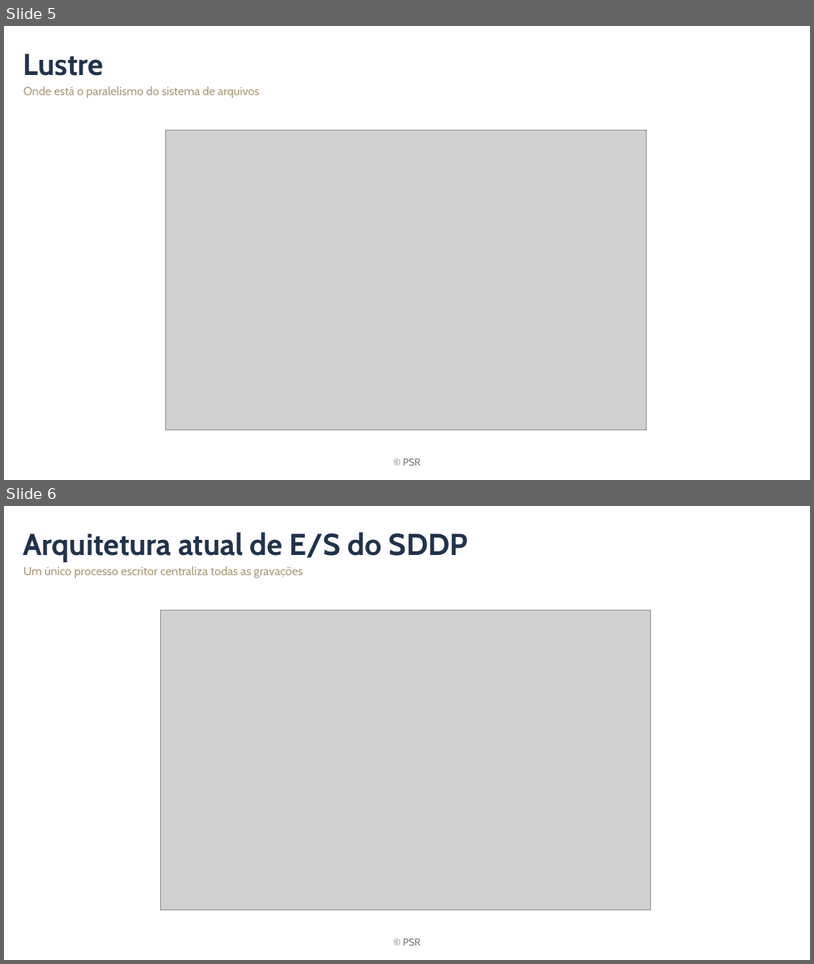
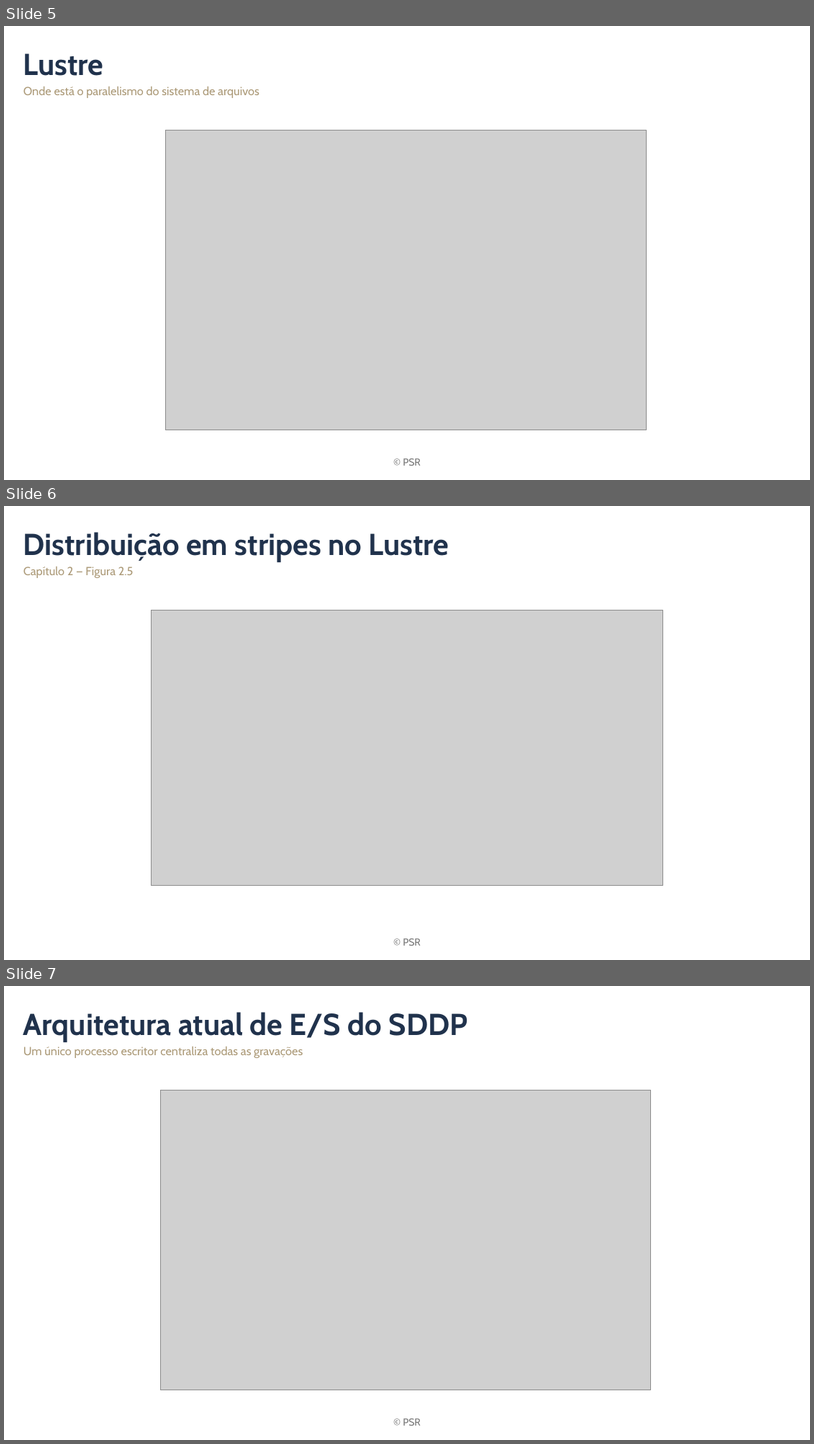
Before and after one commit to mbrcruz/SDDP-MPIO-Latex, a slide deck: Apresentacao/Apresentacao_MPIO.pptx. Shown one above the other, each under a label of ours: slides 5 and 6 before the commit, slides 5, 6 and 7 after it. The pictures are 814x964 and 814x1444 pixels, drawn with LibreOffice and Linux fonts; fonts in the diff are those of the drawing; grey boxes stand for pictures; background and template pictures are left out. Boxes give left, top, right and bottom in pixels: in the first picture for what was removed or moved away, otherwise in the second. Text is boxed around its words. In the diff, an @@ line names an element or a change of style, - is before the commit and + after.

Commit message:
Fux Lustre

```diff
--- a/Apresentacao/Apresentacao_MPIO.pptx
+++ b/Apresentacao/Apresentacao_MPIO.pptx
@@ slide 6 added at [4,506,810,960], background #FFFFFF; not listed: 1 template element that a slide beside it also shows @@
@@ title added at [23,532,450,562], 36 pt, text #20324C, bold @@
+Distribuição em stripes no Lustre
@@ text added at [23,566,134,578], 14 pt, text #AC9A78 @@
+Capítulo 2 — Figura 2.5
@@ picture added at [151,610,664,885] @@
@@ what was slide 6 is now slide 7 @@
```
Also in this commit, not shown: 1 other file.
